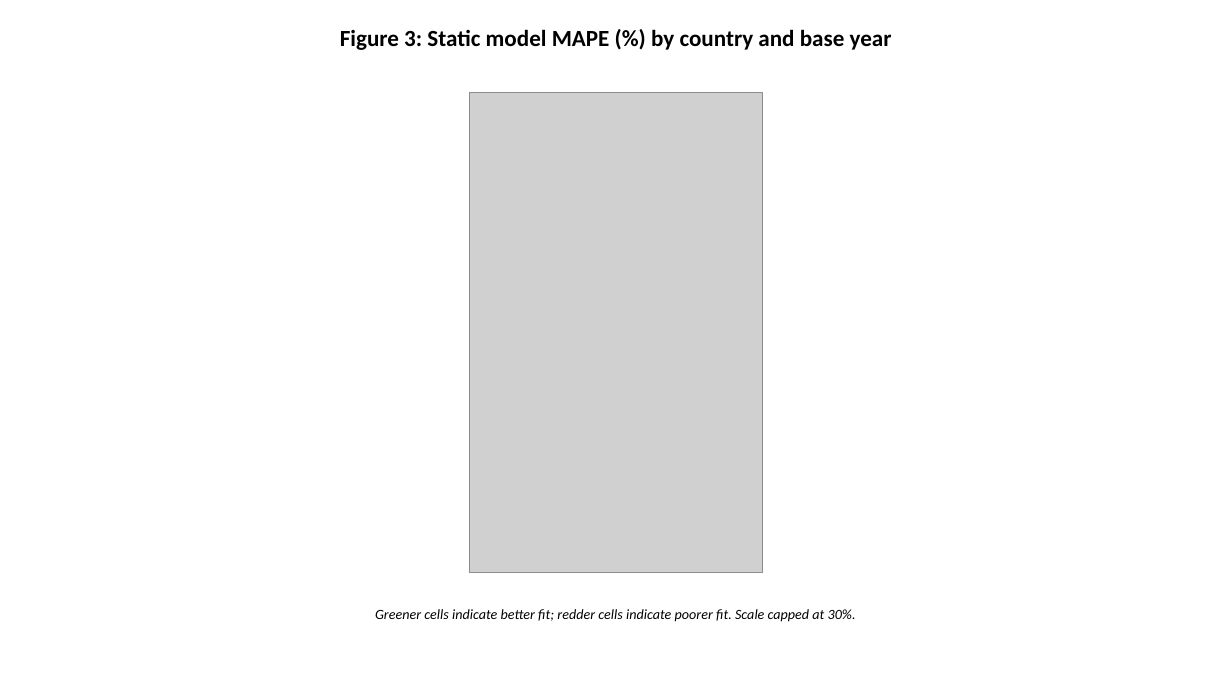
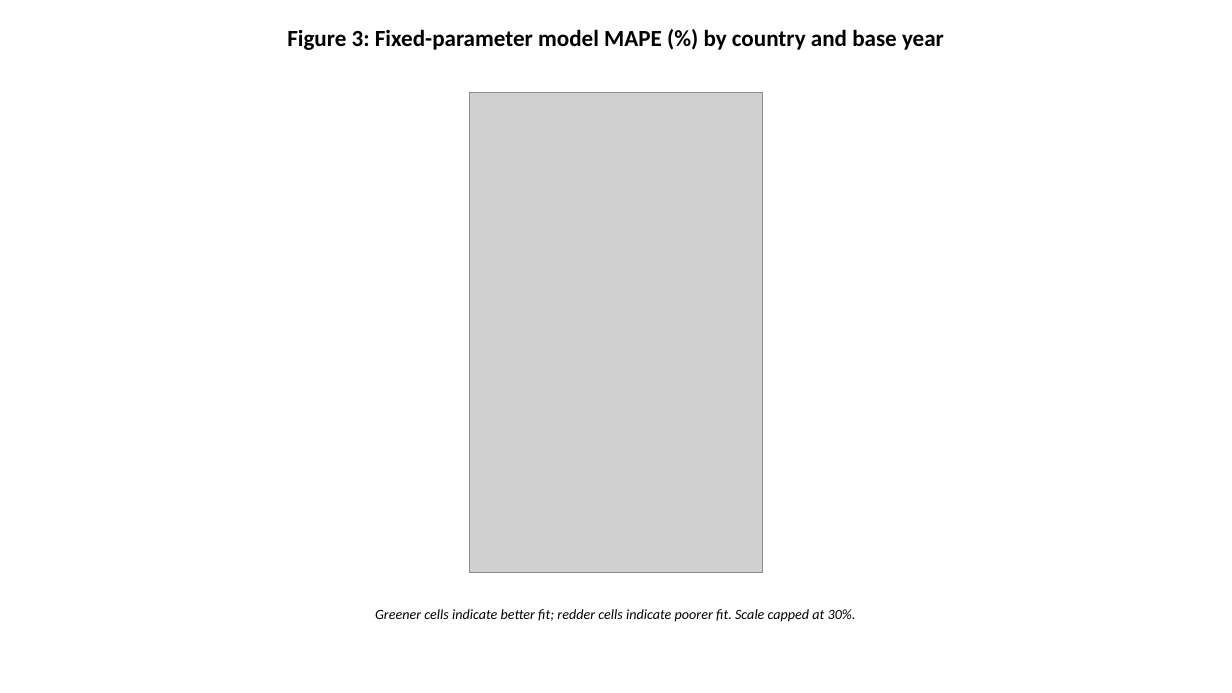
Before and after one commit to bougtoir/kotha-rct-decomposition, a slide deck: slide 3 of tempo-effect-paper/manuscripts/PopStudies_Figures_EN.pptx. Drawn at 1232x693 pixels with LibreOffice and Linux fonts; fonts in the diff are those of the drawing; grey boxes stand for pictures. Boxes give left, top, right and bottom in pixels: in the first picture for what was removed or moved away, otherwise in the second. Text is boxed around its words. In the diff, an @@ line names an element or a change of style, - is before the commit and + after.

```diff
--- a/tempo-effect-paper/manuscripts/PopStudies_Figures_EN.pptx
+++ b/tempo-effect-paper/manuscripts/PopStudies_Figures_EN.pptx
@@ text at (287, 29, 944, 50): text changed @@
-Figure 3: Static model MAPE (%) by country and base year
+Figure 3: Fixed-parameter model MAPE (%) by country and base year
```
Also in this commit, not shown: 3 other slides changed, 5 other files.
